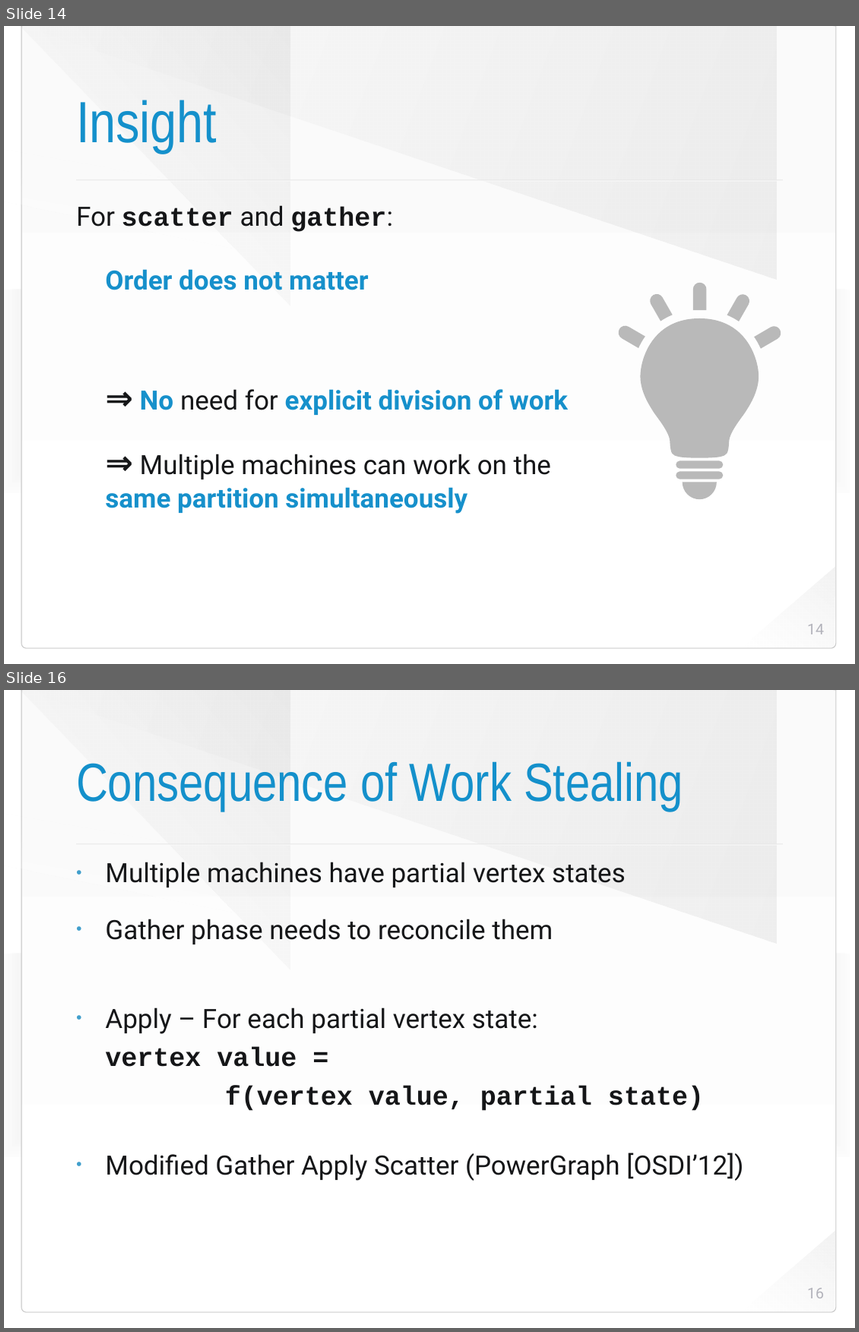
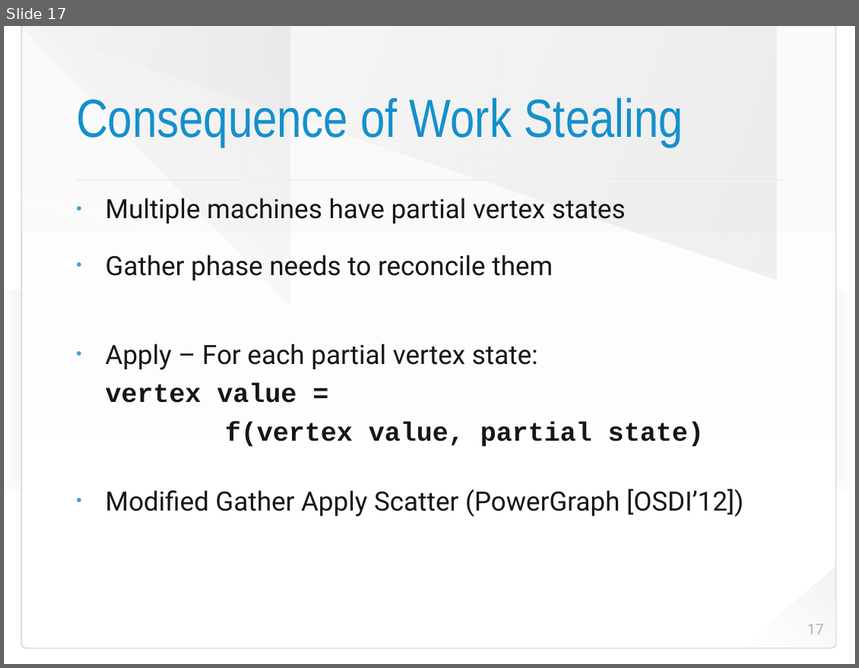
Before and after one commit to HaprianVlad/chaos, a slide deck: presentation.odp. Shown one above the other, each under a label of ours: slides 14 and 16 before the commit, slide 17 after it; the slides between them are not shown. The pictures are 859x1332 and 859x668 pixels, drawn with LibreOffice and Linux fonts; fonts in the diff are those of the drawing; background and template pictures are left out. Boxes give left, top, right and bottom in pixels: in the first picture for what was removed or moved away, otherwise in the second. Text is boxed around its words. In the diff, an @@ line names an element or a change of style, - is before the commit and + after.

```diff
--- a/presentation.odp
+++ b/presentation.odp
@@ slide 14 removed at bbox=[4, 26, 855, 664], background picture (left out); not listed: 8 template elements that a slide beside it also shows @@
@@ title removed at bbox=[76, 100, 217, 154] @@
-Insight
@@ text removed at bbox=[76, 205, 568, 514] @@
-For scatter and gather:
-Order does not matter
-⇒ No need for explicit division of work
-⇒ Multiple machines can work on the same partition simultaneously
@@ freeform shape removed at bbox=[619, 283, 783, 499] @@
@@ page number removed at bbox=[807, 624, 824, 635] @@
-14
@@ what was slide 16 is now slide 17 @@
@@ page number at bbox=[807, 624, 824, 635]: text changed @@
-16
+17
```
Also in this commit, not shown: 1 slide changed, 3 slides added, 1 other slide removed, 1 other file.
